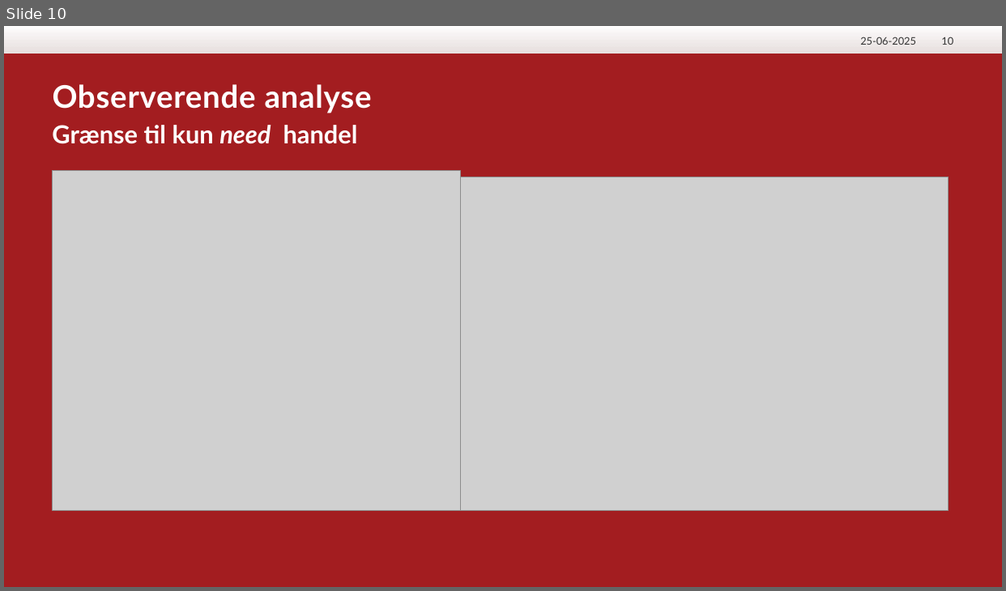
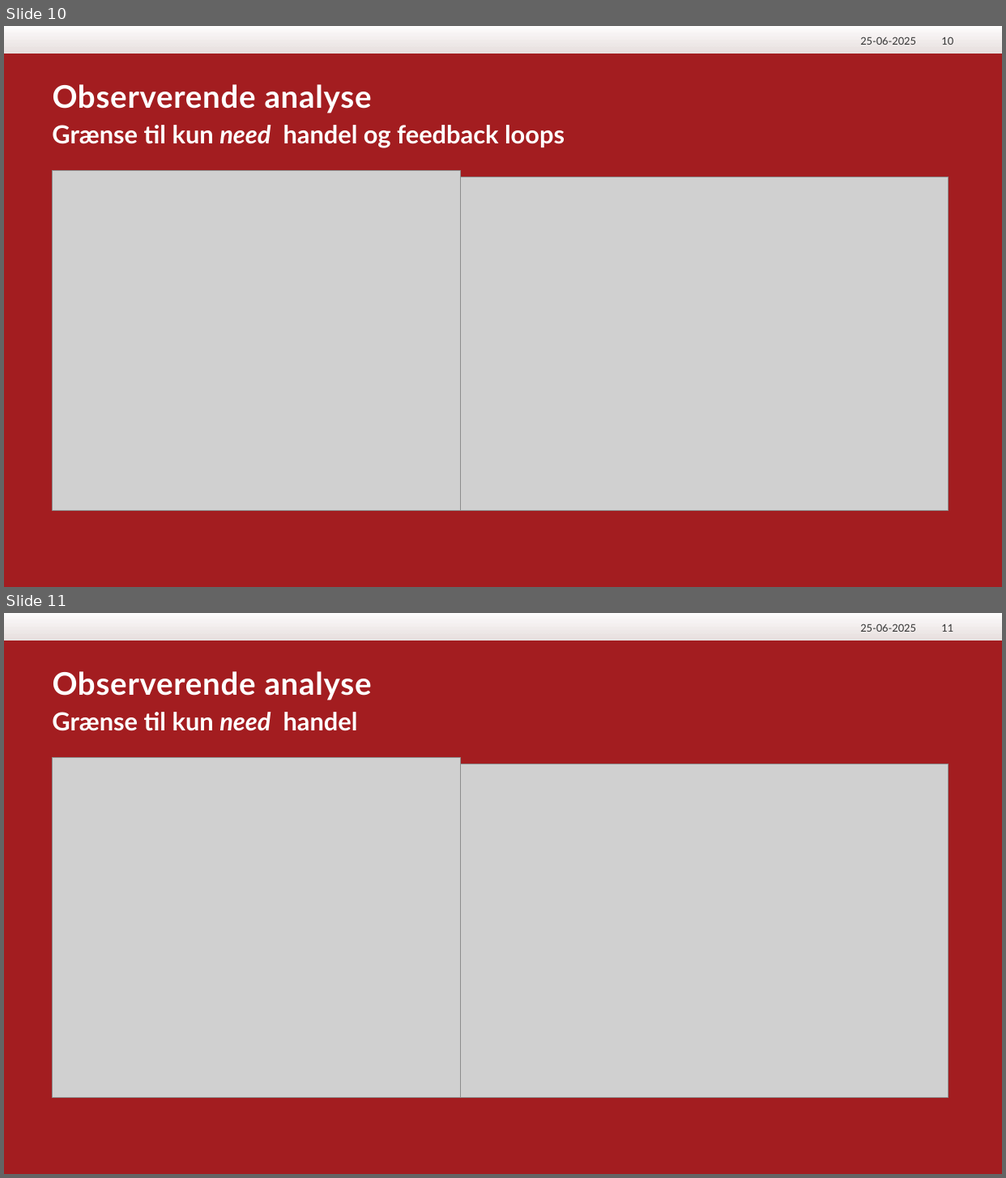
Before and after one commit to slyluc/Agent-Based-Trading-Model, a slide deck: Figures/Bachelor forsvar.pptx. Shown one above the other, each under a label of ours: slide 10 before the commit, slides 10 and 11 after it. The pictures are 1006x591 and 1006x1178 pixels, drawn with LibreOffice and Linux fonts; fonts in the diff are those of the drawing; grey boxes stand for pictures; background and template pictures are left out. Boxes give left, top, right and bottom in pixels: in the first picture for what was removed or moved away, otherwise in the second. Text is boxed around its words. In the diff, an @@ line names an element or a change of style, - is before the commit and + after.

```diff
--- a/Figures/Bachelor forsvar.pptx
+++ b/Figures/Bachelor forsvar.pptx
@@ slide 10 added at (4,26,1002,587), background #A31D20; not listed: 1 template element that a slide beside it also shows @@
@@ text added at (860,37,916,45), 10 pt, text #333333 @@
+25-06-2025
@@ page number added at (941,37,953,45), 10 pt, text #333333 @@
+10
@@ title added at (53,84,372,113), 30 pt, text #FFFFFF, bold @@
+Observerende analyse
@@ text added at (52,125,565,148), 24 pt, text #FFFFFF, bold @@
+Grænse til kun need handel og feedback loops
@@ picture added at (52,170,460,510) @@
@@ picture added at (58,177,948,511) @@
@@ what was slide 10 is now slide 11 @@
@@ page number at (941,624,953,632): text changed @@
-10
+11
```
Also in this commit, not shown: 1 slide changed, 1 other file.
